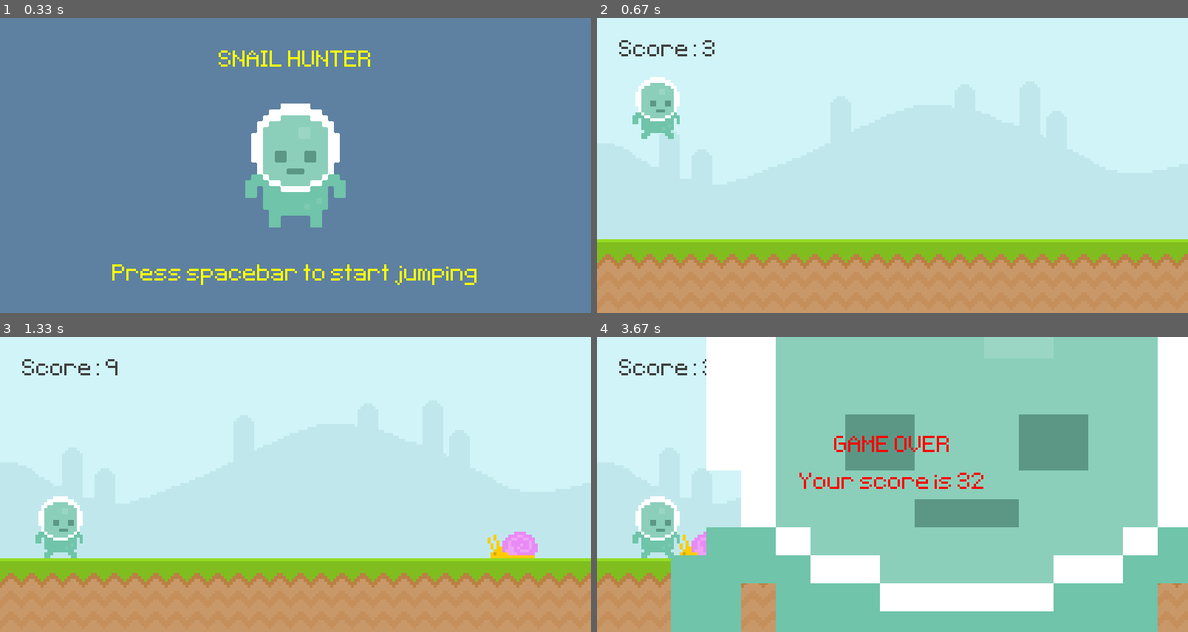
Above: before the commit, frames 1-4 (two rows, left to right).
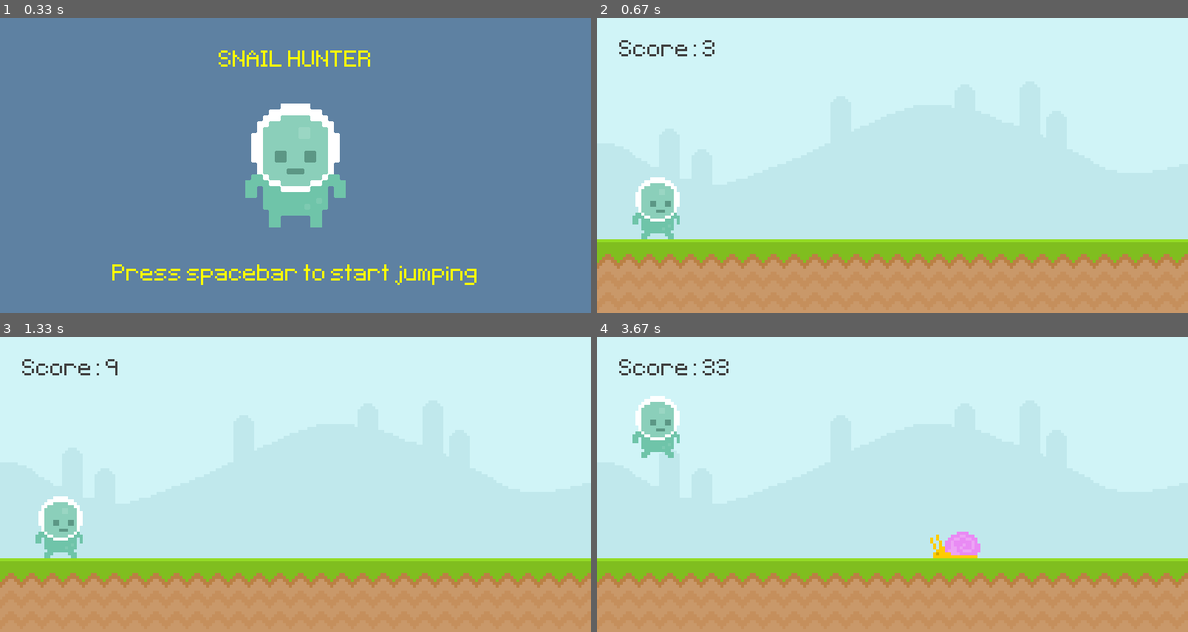
Above: after the commit, the same moments.

Repository: marvneo/pygame-intro
Game: pygame game, started from main.py
Same seed, same stepped clock (60 frames per second), same inputs: the game is played once before the commit and once after it.
Inputs (mouse positions are in pixels of both pictures, inside the frame that each line leads up to):
- Up to frame 1 (0.33 s): no input
- Up to frame 2 (0.67 s): tap Space at 0.33 s
- Up to frame 3 (1.33 s): hold Esc 0.67-1.13 s; tap Space at 1.17 s
- Up to frame 4 (3.67 s): click (656, 525) at 1.55 s; hold Esc 1.83-2.3 s; tap Space at 1.9, 2.2, 2.4, 2.7, 3.57 s; tap Esc at 3.17 s

Frame 1 is identical in both runs. In frame 2, 2.5% of the frame differs, in the area x 6-14%, y 20-75%; in frame 3, 0.6%; in frame 4, 83%, in the area x 6-100%, y 0-100%.

Commit message:
add new enemy

Diff:
--- a/main.py
+++ b/main.py
@@ -1,7 +1,9 @@
 import pygame
 from sys import exit
+from random import randint
 
 def display_score():
+
     curr_time = pygame.time.get_ticks() - start_time
     score = curr_time // 100
     score_surface = test_font.render('Score: '+ f'{score}', False, (64,64,64)).convert()
@@ -10,19 +12,42 @@
 
     return score
 
+def enemy_movement(obstacle_list):
+
+    new_obstacle_list = []
+
+    if obstacle_list:
+        for obstacle_rect in obstacle_list:
+            obstacle_rect.x -= randint(3,6)
+
+            if obstacle_rect.bottom == 300: screen.blit(snail_surface, obstacle_rect)
+            else: screen.blit(fly_surface, obstacle_rect)
+
+            if obstacle_rect.x > -100:
+                new_obstacle_list.append(obstacle_rect)
+
+        return new_obstacle_list
+
+    else: return obstacle_list
+
+def check_collision(player, obstacle_list):
+
+    if obstacle_list:
+        for obstacle_rect in obstacle_list:
+            if player.colliderect(obstacle_rect): return True
+
+    else: return False
+
 pygame.init()
 
-# creates display surface
 screen_width, screen_length = 800,400
 screen = pygame.display.set_mode((screen_width,screen_length))
-# adds title
-pygame.display.set_caption('Python Game')
-# necessary for frame rate control
+pygame.display.set_caption('Snail Hunter')
 clock = pygame.time.Clock()
 game_active = False
 start_time = 0
 score = 0
-game_over = False
+
 # font type
 test_font = pygame.font.Font('font/Pixeltype.ttf', 50)
 # intro screen
@@ -36,82 +61,107 @@
 # creates surface
 sky_surface = pygame.image.load('graphics/Sky.png').convert()
 ground_surface = pygame.image.load('graphics/ground.png').convert()
-# snail
+# enemies
 snail_surface = pygame.image.load('graphics/snail/snail1.png').convert_alpha()
-snail_pos = 800
-snail_rect = snail_surface.get_rect(midbottom = (snail_pos,300))
-snail_accel = 4
+fly_surface = pygame.image.load('graphics/fly/fly1.png').convert_alpha()
+obstacle_rect_list = []
 # player
 player_surface = pygame.image.load('graphics/player/player_walk_1.png').convert_alpha()
 player_rect = player_surface.get_rect(midbottom = (80,300))
 player_gravity = 0
+# pause
+pause = False
+pause_time = 0
+pause_text = test_font.render('PAUSED', False, 'yellow').convert()
+pause_text_rect = intro_text.get_rect(center = (400, 200))
 # game over
+game_over = False
 game_over_text = test_font.render('GAME OVER', False, 'red').convert()
 game_over_rect = game_over_text.get_rect(center =(400,150))
 game_over_stand = pygame.image.load('graphics/player/player_stand.png').convert_alpha()
 game_over_stand = pygame.transform.scale(game_over_stand,(800,800))
 game_over_stand_rect = game_over_stand.get_rect(center = (500,200))
+# timer
+obstacle_timer = pygame.USEREVENT + 1
+pygame.time.set_timer(obstacle_timer,1800)
+
 # runs game
 while True:
 
     for event in pygame.event.get():
+
         if event.type == pygame.QUIT:
             pygame.quit()
             exit()
 
-        # jumping
-        if event.type == pygame.MOUSEBUTTONDOWN:
-            if player_rect.collidepoint(event.pos) and player_rect.bottom == 300:
-                player_gravity -= 11
-        if event.type == pygame.KEYDOWN:
-            if event.key == pygame.K_SPACE and player_rect.bottom == 300:
-                player_gravity -= 11
+        if game_active:
+            if event.type == pygame.MOUSEBUTTONDOWN: # jumping
+                if player_rect.collidepoint(event.pos) and player_rect.bottom == 300:
+                    player_gravity -= 11
 
-        if not game_active:
+            if event.type == pygame.KEYDOWN:
+                if event.key == pygame.K_SPACE and player_rect.bottom == 300: # jumping
+                    player_gravity -= 11
+                elif event.key == pygame.K_ESCAPE:
+                    pause_time = pygame.time.get_ticks()
+                    pause = True
+                    game_active = False
+
+            if event.type == obstacle_timer:
+                if randint(0,2):
+                    obstacle_rect_list.append(snail_surface.get_rect(midbottom = (randint(800,1400),300)))
+                else:
+                    obstacle_rect_list.append(fly_surface.get_rect(midbottom = (randint(800,1400), 210)))
+
+        else:
             if event.type == pygame.KEYDOWN and event.key == pygame.K_SPACE:
-                game_active = True
-                game_over = False
-                start_time = pygame.time.get_ticks()
-                snail_rect.left = 900
+                if not pause:  # restarts game
+                    game_active = True
+                    game_over = False
+                    start_time = pygame.time.get_ticks()
+                    obstacle_rect_list = []
 
-    if game_active:
-        # renders animation
+                else:
+                    # need to figure out the right scored if game is paused
+                    # start_time = pause_time
+                    game_active = True
+                    pause = False
+
+
+    if game_active: # renders animation
         screen.blit(sky_surface,(0,0))
         screen.blit(ground_surface,(0,300))
         score = display_score()
-        # snail movement
-        snail_rect.left -= snail_accel
-        # loops snail when it leaves the screen
-        if snail_rect.right < -100:
-            snail_rect.left = 900
-        screen.blit(snail_surface, snail_rect)
-        # player movements
+
+        # player logic
         player_gravity += .4
         player_rect.y += player_gravity
-        if player_rect.bottom >= 300:
+
+        # snail and obstacle logic
+        obstacle_rect_list = enemy_movement(obstacle_rect_list)
+
+        if player_rect.bottom >= 300: # stops player from falling through ground
             player_rect.bottom = 300
             player_gravity = 0
         screen.blit(player_surface, player_rect)
 
-        # handles collisions
-        if snail_rect.colliderect(player_rect):
-            game_active = False
-            game_over = True
+        if check_collision(player_rect, obstacle_rect_list):
+             game_active = False
+             game_over = True
 
 
     else:
-        if game_over:
+        if game_over: # game over screen
             screen.blit(game_over_stand, game_over_stand_rect)
             screen.blit(game_over_text, game_over_rect)
             game_over_score_text = test_font.render('Your score is '+ f'{score}', False, 'red').convert()
             game_over_score_rect = game_over_score_text.get_rect(center =(400,200))
             screen.blit(game_over_score_text, game_over_score_rect)
 
-            for event in pygame.event.get():
-                if event.type == pygame.QUIT:
-                    pygame.quit()
-                    exit()
-        else:
+        elif pause: # pause screen
+            screen.blit(pause_text, pause_text_rect)
+
+        else: # intro screen
             screen.fill((94, 129, 162))
             screen.blit(player_stand, player_stand_rect)
             screen.blit(intro_text, intro_text_rect)
